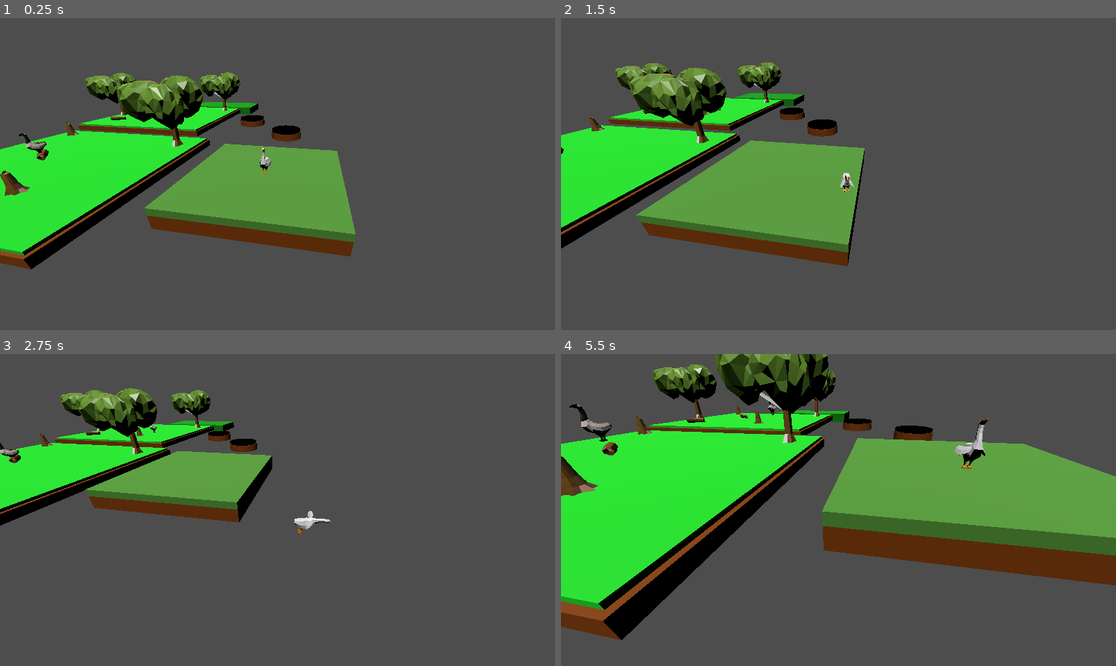
Above: before the commit, frames 1-4 (two rows, left to right).
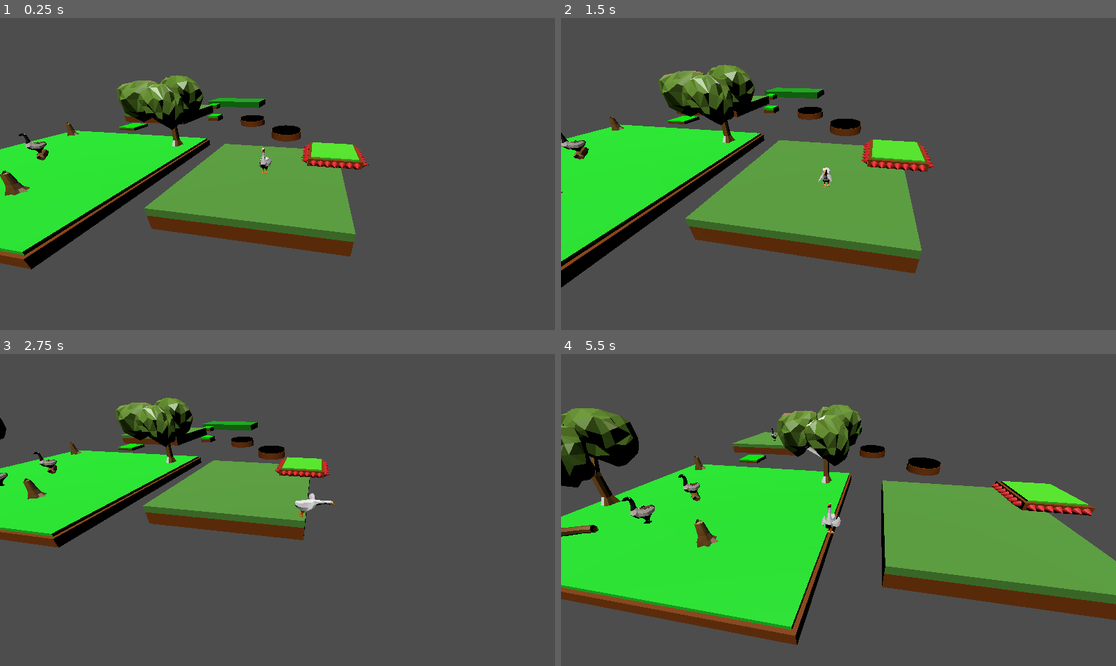
Above: after the commit, the same moments.

Repository: nialdixon8/3DGooseGame
Game: Godot game, scene res://main.tscn
The game is run twice, just before and just after one commit, with the same random seed, the same clock (stepped at 60 frames per second) and the same inputs.
Inputs:
- Up to frame 1 (0.25 s): no input
- Up to frame 2 (1.5 s): tap Enter (ui_accept) at 0.5, 0.77 s; hold Right (ui_right) 0.53-1.28 s; tap E (attack) at 0.6, 1.35 s; hold Down (ui_down) from 1.28 s (still down)
- Up to frame 3 (2.75 s): tap Enter (ui_accept) at 1.52 s; release Down (ui_down) at 2.03 s; hold Right (ui_right) from 2.03 s (still down); tap E (attack) at 2.1 s
- Up to frame 4 (5.5 s): release Right (ui_right) at 2.78 s; hold Up (ui_up) 2.78-3.53 s; tap E (attack) every 0.75 s from 2.85 to 5.1 s; tap Enter (ui_accept) at 3.02, 3.77, 4.52 s; hold Left (ui_left) 3.53-5.03 s; hold Down (ui_down) from 5.03 s (still down)

The runs differ from the first frame. In frame 1, 3.4% of the frame differs, in the area x 14-67%, y 17-49%; in frame 2, 18%; in frame 3, 16%; in frame 4, 52%, in the area x 0-100%, y 0-94%.

Commit message:
added other platforms

Diff:
--- /dev/null
+++ b/iceblock.tscn
@@ -0,0 +1,16 @@
+[gd_scene load_steps=3 format=3 uid="uid://badn5ctn3soj8"]
+
+[ext_resource type="PackedScene" uid="uid://5btum0hx2yh1" path="res://assets/iceblock.glb" id="1_spcc3"]
+
+[sub_resource type="ConvexPolygonShape3D" id="ConvexPolygonShape3D_sqhud"]
+points = PackedVector3Array(1.5, 0, 0.75, 1.5, 0, -0.9, -1.5, 0, 0.75, -1.5, 0, -0.9, -1.5, 1.05, 0.473, 1.5, 1.05, 0.39)
+
+[node name="iceBlock" type="Node3D"]
+
+[node name="StaticBody3D" type="StaticBody3D" parent="."]
+
+[node name="CollisionShape3D" type="CollisionShape3D" parent="StaticBody3D"]
+shape = SubResource("ConvexPolygonShape3D_sqhud")
+
+[node name="iceblock" parent="StaticBody3D" instance=ExtResource("1_spcc3")]
+transform = Transform3D(1.5, 0, 0, 0, 1.5, 0, 0, 0, 1.5, 0, -0.175773, 0.0287514)
--- a/largeGrass.tscn
+++ b/largeGrass.tscn
@@ -5,12 +5,12 @@
 [sub_resource type="BoxShape3D" id="BoxShape3D_bmh0b"]
 size = Vector3(8.62193, 1.15827, 8.54026)
 
-[node name="Node3D" type="Node3D"]
+[node name="largeGrass" type="Node3D"]
 
 [node name="StaticBody3D" type="StaticBody3D" parent="."]
-
-[node name="largegrass" parent="StaticBody3D" instance=ExtResource("1_mhbmv")]
 
 [node name="CollisionShape3D" type="CollisionShape3D" parent="StaticBody3D"]
 transform = Transform3D(1, 0, 0, 0, 1, 0, 0, 0, 1, 0, 0.16036, 0)
 shape = SubResource("BoxShape3D_bmh0b")
+
+[node name="largegrass" parent="StaticBody3D" instance=ExtResource("1_mhbmv")]
--- a/main.tscn
+++ b/main.tscn
@@ -8,6 +8,9 @@
 [ext_resource type="PackedScene" uid="uid://541q511nk721" path="res://falling_platform.tscn" id="6_1yd4w"]
 [ext_resource type="PackedScene" uid="uid://d13mxrwk4mls3" path="res://goal.tscn" id="7_touhi"]
 [ext_resource type="PackedScene" uid="uid://csjqjq6hmlm4e" path="res://largeGrass.tscn" id="8_fpjtj"]
+[ext_resource type="PackedScene" uid="uid://cq8yxalyyastx" path="res://smallGrass.tscn" id="9_6g4fn"]
+[ext_resource type="PackedScene" uid="uid://c2nudd4rhave" path="res://mediumGrass.tscn" id="10_msldc"]
+[ext_resource type="PackedScene" uid="uid://c6ya3fj6ybjxd" path="res://spikeyPlatform.tscn" id="11_r52p1"]
 
 [node name="Node3D" type="Node3D"]
 script = ExtResource("1_drvey")
@@ -28,9 +31,6 @@
 [node name="platform2" parent="." instance=ExtResource("2_34nc2")]
 transform = Transform3D(1, 0, 0, 0, 1, 0, 0, 0, 1, -14.1042, 0, 0.210938)
 
-[node name="platform3" parent="." instance=ExtResource("2_34nc2")]
-transform = Transform3D(1, 0, 0, 0, 1, 0, 0, 0, 1, -16.6533, 0, -15.3543)
-
 [node name="enemy" parent="." node_paths=PackedStringArray("platform") instance=ExtResource("5_6god5")]
 transform = Transform3D(1, 0, 0, 0, 1, 0, 0, 0, 1, -15.9075, 2, 0)
 defaultPos = Vector3(-15.9, 2, 0)
@@ -42,9 +42,9 @@
 platform = NodePath("../platform2")
 
 [node name="enemy2" parent="." node_paths=PackedStringArray("platform") instance=ExtResource("5_6god5")]
-transform = Transform3D(1, 0, 0, 0, 1, 0, 0, 0, 1, -13.924, 2, -13.7177)
-defaultPos = Vector3(-13.92, 2, -13.71)
-platform = NodePath("../platform3")
+transform = Transform3D(1, 0, 0, 0, 1, 0, 0, 0, 1, -17.9591, 3, -15.9528)
+defaultPos = Vector3(-17.959, 3, -15.953)
+platform = NodePath("../largeGrass2")
 
 [node name="fallingPlatform" parent="." instance=ExtResource("6_1yd4w")]
 transform = Transform3D(1, 0, 0, 0, 1, 0, 0, 0, 1, -0.250754, 0, -10.3906)
@@ -55,6 +55,21 @@
 defaultPos = Vector3(-5.265, 0, -15.165)
 
 [node name="goal" parent="." instance=ExtResource("7_touhi")]
-transform = Transform3D(1, 0, 0, 0, 1, 0, 0, 0, 1, -12.6897, 0, -24.5673)
+transform = Transform3D(1, 0, 0, 0, 1, 0, 0, 0, 1, -12.8896, 0, -30.652)
 
-[node name="Node3D" parent="." instance=ExtResource("8_fpjtj")]
+[node name="largeGrass" parent="." instance=ExtResource("8_fpjtj")]
+
+[node name="largeGrass2" parent="." instance=ExtResource("8_fpjtj")]
+transform = Transform3D(1, 0, 0, 0, 1, 0, 0, 0, 1, -18.3105, 0, -17.7926)
+
+[node name="mediumGrass" parent="." instance=ExtResource("10_msldc")]
+transform = Transform3D(1, 0, 0, 0, 1, 0, 0, 0, 1, -17.6007, 0, -9.67977)
+
+[node name="smallGrass" parent="." instance=ExtResource("9_6g4fn")]
+transform = Transform3D(1, 0, 0, 0, 1, 0, 0, 0, 1, -10.7316, 0, -16.0833)
+
+[node name="smallGrass2" parent="." instance=ExtResource("9_6g4fn")]
+transform = Transform3D(1, 0, 0, 0, 1, 0, 0, 0, 1, -15.0612, 0, -24.8811)
+
+[node name="spikeyPlatform" parent="." instance=ExtResource("11_r52p1")]
+transform = Transform3D(1, 0, 0, 0, 1, 0, 0, 0, 1, 3.75388, 1.45037, -1.63544)
--- /dev/null
+++ b/mediumGrass.tscn
@@ -0,0 +1,16 @@
+[gd_scene load_steps=3 format=3 uid="uid://c2nudd4rhave"]
+
+[ext_resource type="PackedScene" uid="uid://b0qsxxnyc2a07" path="res://assets/mediumgrass.glb" id="1_gw4m5"]
+
+[sub_resource type="BoxShape3D" id="BoxShape3D_pl136"]
+size = Vector3(2, 0.3, 2)
+
+[node name="mediumGrass" type="Node3D"]
+
+[node name="StaticBody3D" type="StaticBody3D" parent="."]
+
+[node name="CollisionShape3D" type="CollisionShape3D" parent="StaticBody3D"]
+transform = Transform3D(1, 0, 0, 0, 1, 0, 0, 0, 1, 0, 0.155, 0)
+shape = SubResource("BoxShape3D_pl136")
+
+[node name="mediumgrass" parent="StaticBody3D" instance=ExtResource("1_gw4m5")]
--- /dev/null
+++ b/smallGrass.tscn
@@ -0,0 +1,16 @@
+[gd_scene load_steps=3 format=3 uid="uid://cq8yxalyyastx"]
+
+[ext_resource type="PackedScene" uid="uid://c833mpi00efum" path="res://assets/smallgrass.glb" id="1_bfdww"]
+
+[sub_resource type="BoxShape3D" id="BoxShape3D_pl136"]
+size = Vector3(1.423, 0.745, 1.588)
+
+[node name="smallGrass" type="Node3D"]
+
+[node name="StaticBody3D" type="StaticBody3D" parent="."]
+
+[node name="CollisionShape3D" type="CollisionShape3D" parent="StaticBody3D"]
+transform = Transform3D(1, 0, 0, 0, 1, 0, 0, 0, 1, 0, 0.155, 0)
+shape = SubResource("BoxShape3D_pl136")
+
+[node name="smallgrass" parent="StaticBody3D" instance=ExtResource("1_bfdww")]
--- /dev/null
+++ b/spikeyPlatform.gd
@@ -0,0 +1,16 @@
+extends Node3D
+
+
+# Called when the node enters the scene tree for the first time.
+func _ready():
+	pass # Replace with function body.
+
+
+# Called every frame. 'delta' is the elapsed time since the previous frame.
+func _process(delta):
+	pass
+
+
+func _on_area_3d_body_entered(body):
+	if body.get_parent().name == "player":
+		body.die()
--- /dev/null
+++ b/spikeyPlatform.tscn
@@ -0,0 +1,27 @@
+[gd_scene load_steps=5 format=3 uid="uid://c6ya3fj6ybjxd"]
+
+[ext_resource type="Script" path="res://spikeyPlatform.gd" id="1_3ir3y"]
+[ext_resource type="PackedScene" uid="uid://ljipiijjb2pt" path="res://assets/spikeyPlatform.glb" id="1_sy33u"]
+
+[sub_resource type="BoxShape3D" id="BoxShape3D_oh21v"]
+size = Vector3(2.49504, 0.561508, 2.45479)
+
+[sub_resource type="BoxShape3D" id="BoxShape3D_6chpx"]
+size = Vector3(3.5011, 0.335354, 3.43403)
+
+[node name="spikeyPlatform" type="Node3D"]
+script = ExtResource("1_3ir3y")
+
+[node name="StaticBody3D" type="StaticBody3D" parent="."]
+
+[node name="CollisionShape3D" type="CollisionShape3D" parent="StaticBody3D"]
+shape = SubResource("BoxShape3D_oh21v")
+
+[node name="spikeyPlatform" parent="StaticBody3D" instance=ExtResource("1_sy33u")]
+
+[node name="Area3D" type="Area3D" parent="."]
+
+[node name="CollisionShape3D" type="CollisionShape3D" parent="Area3D"]
+shape = SubResource("BoxShape3D_6chpx")
+
+[connection signal="body_entered" from="Area3D" to="." method="_on_area_3d_body_entered"]
Not shown: 1 places in main.tscn that only renumber resources
